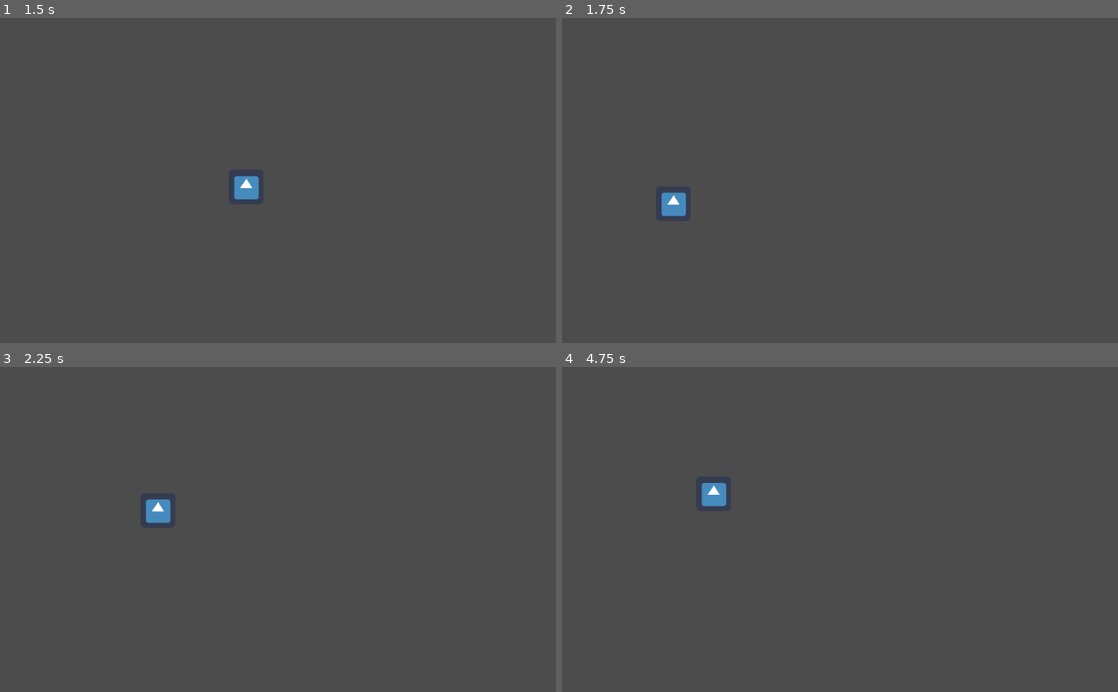
Above: before the commit, frames 1-4 (two rows, left to right).
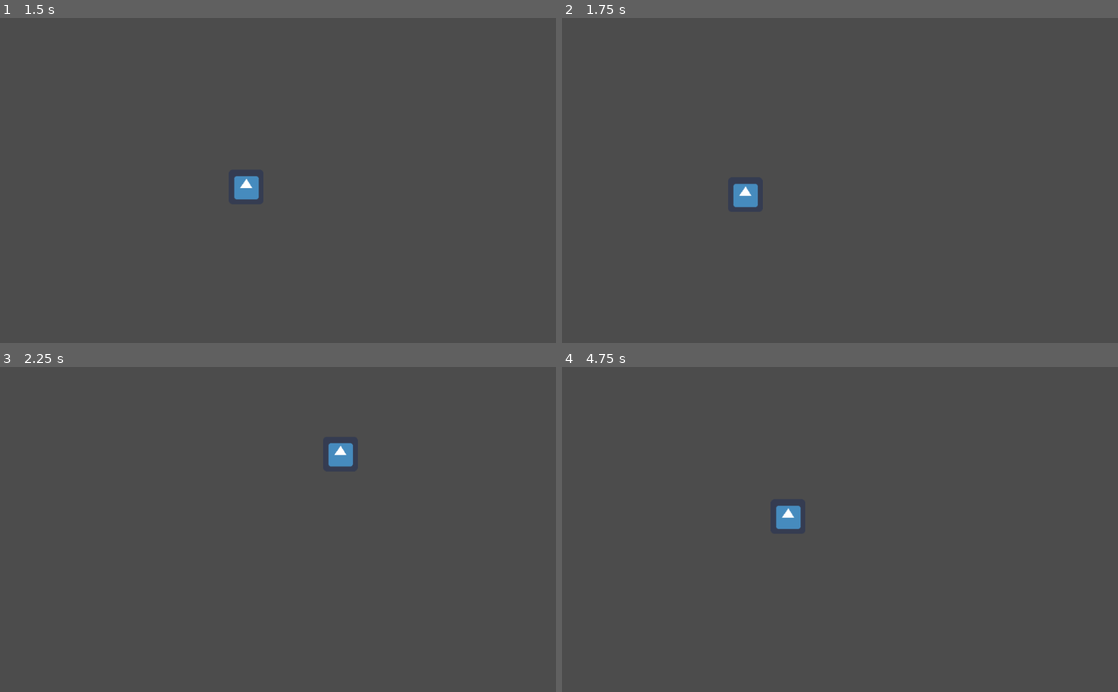
Above: after the commit, the same moments.

Repository: jedster1111/gamejam-2021
Game: Godot game, scene res://src/actors/Player.tscn
Same seed, same stepped clock (60 frames per second), same inputs: the game is played once before the commit and once after it. The project has no main scene, so this scene is started directly. The engine's default icon, where the game draws it, is replaced by a stand-in: a white triangle on a blue panel in a dark square.
Inputs (mouse positions are in pixels of both pictures, inside the frame that each line leads up to):
- Up to frame 1 (1.5 s): tap Enter at 0.5 s; move the mouse to (400, 164) at 0.52 s; press the mouse at (400, 164) at 0.53 s; move the mouse to (166, 196) at 1.27 s; release the mouse at (166, 196) at 1.28 s; click (166, 196) at 1.35 s
- Up to frame 2 (1.75 s): no input
- Up to frame 3 (2.25 s): move the mouse to (333, 458) at 2.02 s; press the mouse at (333, 458) at 2.03 s
- Up to frame 4 (4.75 s): move the mouse to (812, 594) at 2.77 s; release the mouse at (812, 594) at 2.78 s; click (812, 594) at 2.85 s; tap Space at 3.5 s; move the mouse to (1006, 578) at 3.52 s; press the mouse at (1006, 578) at 3.53 s; move the mouse to (673, 480) at 4.27 s; release the mouse at (673, 480) at 4.28 s; click (673, 480) at 4.35 s

Frame 1 is identical in both runs. In frame 2, 0.7% of the frame differs, in the area x 17-36%, y 50-62%; in frame 3, 0.7%; in frame 4, 0.7%.

Commit message:
Make dash fixed distance

Diff:
--- a/src/actors/Player.gd
+++ b/src/actors/Player.gd
@@ -1,14 +1,13 @@
 extends KinematicBody2D
 
-
+export var max_dash_distance = 200
 export var speed = 1000
 var velocity = Vector2(0,0)
 var direction = Vector2(0,0)
 var start_pos = position
 
-func _physics_process(delta):
+func _physics_process(_delta):
 	move_player()
-
 
 func move_player():
 	if Input.is_action_pressed("dash"):
@@ -16,4 +15,10 @@
 		start_pos = position
 		direction = (mouse_pos - position).normalized()
 		velocity =  move_and_slide(speed * direction)
+
+	var dash_distance = (position - start_pos).length()
+	if dash_distance > max_dash_distance:
+		direction = Vector2()
+		velocity = Vector2()
+
 	velocity =  move_and_slide(velocity)
